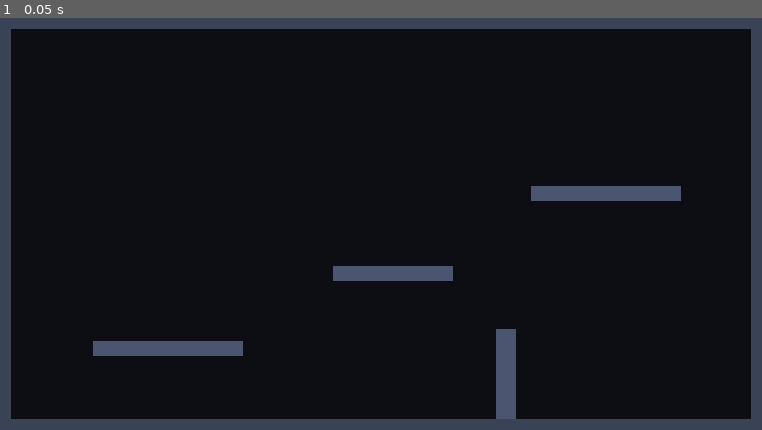
Above: before the commit, frame 1.
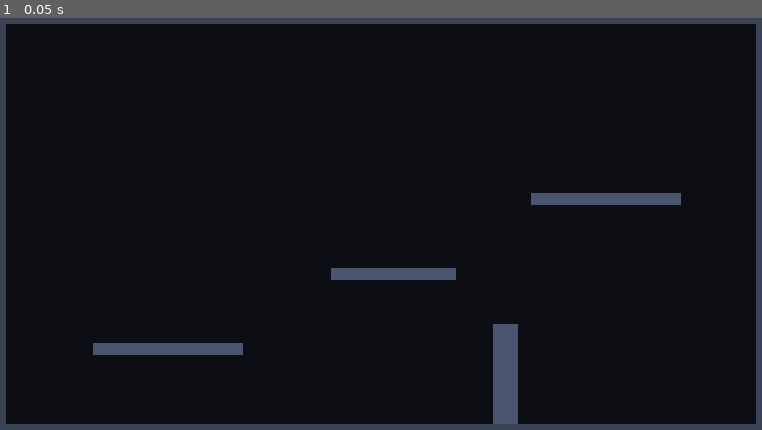
Above: after the commit, the same moment.

Repository: mbragagnolo/project-neon-debt
Game: Godot game, scene res://rooms/test_room.tscn
Same seed, same stepped clock (60 frames per second), same inputs: the game is played once before the commit and once after it.
Inputs:
- Up to frame 1 (0.05 s): no input

The runs differ from the first frame. In frame 1, 4.6% of the frame differs, in the area x 0-100%, y 1-99%.

Commit message:
Move the base viewport to 1920x1080 and drop the pixel-art defaults
The 640x360 base viewport was never the output resolution — `canvas_items`
stretch already renders 2D at the window's native size — but two M0 defaults
did quietly commit the project to a pixel-art look before DESIGN.md §7 has
made that call:

- a 640x360 coordinate space, which sets the scale art gets authored at
- `default_texture_filter=0` (nearest), which is only right for pixel art

Both are cheap to change now (one room, one config) and expensive after M5
lays out 25-35 rooms, so change them now:

- Base viewport 1920x1080. World units are pixels at the most common display
  size, and 1440p/4K stay crisp because canvas_items renders natively.
- Linear texture filtering. A one-line flip back to nearest if the art pass
  goes pixel after all.
- Every distance and speed in movement_config scaled x3 (640 -> 1920 is
  exactly 3x). Times, ratios and toggles are resolution-independent and are
  untouched, so the feel targets DESIGN.md §3.1 names — coyote 0.1s, buffer
  0.15s, apex 0.36s — still read the same.
- Greybox test room rebuilt on a 60px grid: 1920x1080 is exactly 32x18 units,
  which gives M5 a clean divisor to lay rooms out on.

Default window stays 1280x720 so first launch fits on a laptop; a real
resolution/fullscreen setting is M7 polish.

Verified: 36/36 tests pass, headless boot logs no errors, and the room renders
at both 1920x1080 and 1280x720 with the stretch system handling the scale.

Co-Authored-By: Claude Opus 5 <noreply@anthropic.com>
Claude-Session: https://claude.ai/code/session_01NbrC54RkgY2U8qJPbqfdFP

Diff:
--- a/game/project.godot
+++ b/game/project.godot
@@ -24,8 +24,8 @@
 
 [display]
 
-window/size/viewport_width=640
-window/size/viewport_height=360
+window/size/viewport_width=1920
+window/size/viewport_height=1080
 window/size/window_width_override=1280
 window/size/window_height_override=720
 window/stretch/mode="canvas_items"
@@ -160,5 +160,5 @@
 
 renderer/rendering_method="gl_compatibility"
 renderer/rendering_method.mobile="gl_compatibility"
-textures/canvas_textures/default_texture_filter=0
+textures/canvas_textures/default_texture_filter=1
 environment/defaults/default_clear_color=Color(0.05, 0.05, 0.08, 1)
--- a/game/rooms/test_room.tscn
+++ b/game/rooms/test_room.tscn
@@ -1,160 +1,160 @@
 [gd_scene load_steps=10 format=3]
 
-[ext_resource type="Script" path="res://src/world/room.gd" id="1_2rtjx"]
+[ext_resource type="Script" path="res://src/world/room.gd" id="1_6j74b"]
 
-[sub_resource type="RectangleShape2D" id="RectangleShape2D_mqsnr"]
-size = Vector2(640, 24)
+[sub_resource type="RectangleShape2D" id="RectangleShape2D_xbxow"]
+size = Vector2(1920, 60)
 
-[sub_resource type="RectangleShape2D" id="RectangleShape2D_i7a8t"]
-size = Vector2(640, 24)
+[sub_resource type="RectangleShape2D" id="RectangleShape2D_edoqe"]
+size = Vector2(1920, 60)
 
-[sub_resource type="RectangleShape2D" id="RectangleShape2D_are5q"]
-size = Vector2(24, 360)
+[sub_resource type="RectangleShape2D" id="RectangleShape2D_7lubc"]
+size = Vector2(60, 1080)
 
-[sub_resource type="RectangleShape2D" id="RectangleShape2D_2vs02"]
-size = Vector2(24, 360)
+[sub_resource type="RectangleShape2D" id="RectangleShape2D_c5dl7"]
+size = Vector2(60, 1080)
 
-[sub_resource type="RectangleShape2D" id="RectangleShape2D_dgd4p"]
-size = Vector2(120, 12)
+[sub_resource type="RectangleShape2D" id="RectangleShape2D_mkwc5"]
+size = Vector2(360, 30)
 
-[sub_resource type="RectangleShape2D" id="RectangleShape2D_43v4m"]
-size = Vector2(96, 12)
+[sub_resource type="RectangleShape2D" id="RectangleShape2D_nuqip"]
+size = Vector2(300, 30)
 
-[sub_resource type="RectangleShape2D" id="RectangleShape2D_2i3du"]
-size = Vector2(120, 12)
+[sub_resource type="RectangleShape2D" id="RectangleShape2D_4k7n6"]
+size = Vector2(360, 30)
 
-[sub_resource type="RectangleShape2D" id="RectangleShape2D_7x583"]
-size = Vector2(16, 72)
+[sub_resource type="RectangleShape2D" id="RectangleShape2D_ibcuj"]
+size = Vector2(60, 240)
 
 [node name="TestRoom" type="Node2D"]
-script = ExtResource("1_2rtjx")
+script = ExtResource("1_6j74b")
 room_id = &"test_room"
 display_name = "Test Room"
 
 [node name="Geometry" type="Node2D" parent="."]
 
 [node name="Floor" type="StaticBody2D" parent="Geometry"]
-position = Vector2(320, 348)
+position = Vector2(960, 1050)
 collision_mask = 0
 
 [node name="CollisionShape2D" type="CollisionShape2D" parent="Geometry/Floor"]
-shape = SubResource("RectangleShape2D_mqsnr")
+shape = SubResource("RectangleShape2D_xbxow")
 
 [node name="ColorRect" type="ColorRect" parent="Geometry/Floor"]
-offset_left = -320.0
-offset_top = -12.0
-offset_right = 320.0
-offset_bottom = 12.0
+offset_left = -960.0
+offset_top = -30.0
+offset_right = 960.0
+offset_bottom = 30.0
 mouse_filter = 2
 color = Color(0.227451, 0.258824, 0.337255, 1)
 
 [node name="Ceiling" type="StaticBody2D" parent="Geometry"]
-position = Vector2(320, 12)
+position = Vector2(960, 30)
 collision_mask = 0
 
 [node name="CollisionShape2D" type="CollisionShape2D" parent="Geometry/Ceiling"]
-shape = SubResource("RectangleShape2D_i7a8t")
+shape = SubResource("RectangleShape2D_edoqe")
 
 [node name="ColorRect" type="ColorRect" parent="Geometry/Ceiling"]
-offset_left = -320.0
-offset_top = -12.0
-offset_right = 320.0
-offset_bottom = 12.0
+offset_left = -960.0
+offset_top = -30.0
+offset_right = 960.0
+offset_bottom = 30.0
 mouse_filter = 2
 color = Color(0.227451, 0.258824, 0.337255, 1)
 
 [node name="WallLeft" type="StaticBody2D" parent="Geometry"]
-position = Vector2(12, 180)
+position = Vector2(30, 540)
 collision_mask = 0
 
 [node name="CollisionShape2D" type="CollisionShape2D" parent="Geometry/WallLeft"]
-shape = SubResource("RectangleShape2D_are5q")
+shape = SubResource("RectangleShape2D_7lubc")
 
 [node name="ColorRect" type="ColorRect" parent="Geometry/WallLeft"]
-offset_left = -12.0
-offset_top = -180.0
-offset_right = 12.0
-offset_bottom = 180.0
+offset_left = -30.0
+offset_top = -540.0
+offset_right = 30.0
+offset_bottom = 540.0
 mouse_filter = 2
 color = Color(0.227451, 0.258824, 0.337255, 1)
 
 [node name="WallRight" type="StaticBody2D" parent="Geometry"]
-position = Vector2(628, 180)
+position = Vector2(1890, 540)
 collision_mask = 0
 
 [node name="CollisionShape2D" type="CollisionShape2D" parent="Geometry/WallRight"]
-shape = SubResource("RectangleShape2D_2vs02")
+shape = SubResource("RectangleShape2D_c5dl7")
 
 [node name="ColorRect" type="ColorRect" parent="Geometry/WallRight"]
-offset_left = -12.0
-offset_top = -180.0
-offset_right = 12.0
-offset_bottom = 180.0
+offset_left = -30.0
+offset_top = -540.0
+offset_right = 30.0
+offset_bottom = 540.0
 mouse_filter = 2
 color = Color(0.227451, 0.258824, 0.337255, 1)
 
 [node name="PlatformLow" type="StaticBody2D" parent="Geometry"]
-position = Vector2(150, 280)
+position = Vector2(450, 840)
 collision_mask = 0
 
 [node name="CollisionShape2D" type="CollisionShape2D" parent="Geometry/PlatformLow"]
-shape = SubResource("RectangleShape2D_dgd4p")
+shape = SubResource("RectangleShape2D_mkwc5")
 
 [node name="ColorRect" type="ColorRect" parent="Geometry/PlatformLow"]
-offset_left = -60.0
-offset_top = -6.0
-offset_right = 60.0
-offset_bottom = 6.0
+offset_left = -180.0
+offset_top = -15.0
+offset_right = 180.0
+offset_bottom = 15.0
 mouse_filter = 2
 color = Color(0.294118, 0.333333, 0.439216, 1)
 
 [node name="PlatformMid" type="StaticBody2D" parent="Geometry"]
-position = Vector2(330, 220)
+position = Vector2(990, 660)
 collision_mask = 0
 
 [node name="CollisionShape2D" type="CollisionShape2D" parent="Geometry/PlatformMid"]
-shape = SubResource("RectangleShape2D_43v4m")
+shape = SubResource("RectangleShape2D_nuqip")
 
 [node name="ColorRect" type="ColorRect" parent="Geometry/PlatformMid"]
-offset_left = -48.0
-offset_top = -6.0
-offset_right = 48.0
-offset_bottom = 6.0
+offset_left = -150.0
+offset_top = -15.0
+offset_right = 150.0
+offset_bottom = 15.0
 mouse_filter = 2
 color = Color(0.294118, 0.333333, 0.439216, 1)
 
 [node name="PlatformHigh" type="StaticBody2D" parent="Geometry"]
-position = Vector2(500, 156)
+position = Vector2(1500, 480)
 collision_mask = 0
 
 [node name="CollisionShape2D" type="CollisionShape2D" parent="Geometry/PlatformHigh"]
-shape = SubResource("RectangleShape2D_2i3du")
+shape = SubResource("RectangleShape2D_4k7n6")
 
 [node name="ColorRect" type="ColorRect" parent="Geometry/PlatformHigh"]
-offset_left = -60.0
-offset_top = -6.0
-offset_right = 60.0
-offset_bottom = 6.0
+offset_left = -180.0
+offset_top = -15.0
+offset_right = 180.0
+offset_bottom = 15.0
 mouse_filter = 2
 color = Color(0.294118, 0.333333, 0.439216, 1)
 
 [node name="Pillar" type="StaticBody2D" parent="Geometry"]
-position = Vector2(420, 300)
+position = Vector2(1260, 900)
 collision_mask = 0
 
 [node name="CollisionShape2D" type="CollisionShape2D" parent="Geometry/Pillar"]
-shape = SubResource("RectangleShape2D_7x583")
+shape = SubResource("RectangleShape2D_ibcuj")
 
 [node name="ColorRect" type="ColorRect" parent="Geometry/Pillar"]
-offset_left = -8.0
-offset_top = -36.0
-offset_right = 8.0
-offset_bottom = 36.0
+offset_left = -30.0
+offset_top = -120.0
+offset_right = 30.0
+offset_bottom = 120.0
 mouse_filter = 2
 color = Color(0.294118, 0.333333, 0.439216, 1)
 
 [node name="PlayerSpawn" type="Marker2D" parent="."]
-position = Vector2(64, 320)
+position = Vector2(180, 960)
 
 [node name="Camera2D" type="Camera2D" parent="."]
-position = Vector2(320, 180)
+position = Vector2(960, 540)
--- a/game/src/player/movement_config.gd
+++ b/game/src/player/movement_config.gd
@@ -12,17 +12,17 @@
 
 @export_group("Run")
 ## Top horizontal speed, px/s.
-@export var run_speed: float = 150.0
+@export var run_speed: float = 450.0
 ## px/s². How fast we reach `run_speed` on the ground.
-@export var ground_acceleration: float = 1200.0
+@export var ground_acceleration: float = 3600.0
 ## px/s². How fast we stop on the ground when input is released.
-@export var ground_deceleration: float = 1600.0
-@export var air_acceleration: float = 900.0
-@export var air_deceleration: float = 600.0
+@export var ground_deceleration: float = 4800.0
+@export var air_acceleration: float = 2700.0
+@export var air_deceleration: float = 1800.0
 
 @export_group("Jump")
 ## Peak height of a full-hold jump, px.
-@export var jump_height: float = 56.0
+@export var jump_height: float = 168.0
 ## Seconds from leaving the ground to the top of a full-hold jump.
 @export var jump_time_to_apex: float = 0.36
 ## Falling uses heavier gravity than rising — the single biggest "feels good"
@@ -32,7 +32,7 @@
 ## (variable jump height).
 @export var jump_cut_multiplier: float = 0.45
 ## Terminal velocity, px/s.
-@export var max_fall_speed: float = 400.0
+@export var max_fall_speed: float = 1200.0
 ## Grace period after walking off a ledge where jump still works, seconds.
 @export var coyote_time: float = 0.1
 ## A jump pressed this long before landing still fires on touchdown, seconds.
@@ -40,7 +40,7 @@
 
 @export_group("Dash")
 ## Distance covered by one dash, px.
-@export var dash_distance: float = 96.0
+@export var dash_distance: float = 288.0
 @export var dash_duration: float = 0.16
 @export var dash_cooldown: float = 0.5
 ## Undecided by design — flip it on in playtest and see (DESIGN.md §3.1).
@@ -49,11 +49,11 @@
 
 @export_group("Wall")
 ## Capped downward speed while sliding on a wall, px/s.
-@export var wall_slide_speed: float = 40.0
+@export var wall_slide_speed: float = 120.0
 ## Horizontal kick away from the wall on a wall jump, px/s.
-@export var wall_jump_push: float = 140.0
+@export var wall_jump_push: float = 420.0
 ## Height of a wall jump, px (fed through the same gravity as a normal jump).
-@export var wall_jump_height: float = 48.0
+@export var wall_jump_height: float = 144.0
 ## Seconds the player keeps clinging after pushing away from the wall, so a
 ## turn-and-jump input doesn't drop them.
 @export var wall_stick_time: float = 0.1
--- a/game/src/player/movement_config.tres
+++ b/game/src/player/movement_config.tres
@@ -4,24 +4,24 @@
 
 [resource]
 script = ExtResource("1_movement_config")
-run_speed = 150.0
-ground_acceleration = 1200.0
-ground_deceleration = 1600.0
-air_acceleration = 900.0
-air_deceleration = 600.0
-jump_height = 56.0
+run_speed = 450.0
+ground_acceleration = 3600.0
+ground_deceleration = 4800.0
+air_acceleration = 2700.0
+air_deceleration = 1800.0
+jump_height = 168.0
 jump_time_to_apex = 0.36
 fall_gravity_multiplier = 1.6
 jump_cut_multiplier = 0.45
-max_fall_speed = 400.0
+max_fall_speed = 1200.0
 coyote_time = 0.1
 jump_buffer_time = 0.15
-dash_distance = 96.0
+dash_distance = 288.0
 dash_duration = 0.16
 dash_cooldown = 0.5
 dash_grants_iframes = false
 dash_iframe_time = 0.12
-wall_slide_speed = 40.0
-wall_jump_push = 140.0
-wall_jump_height = 48.0
+wall_slide_speed = 120.0
+wall_jump_push = 420.0
+wall_jump_height = 144.0
 wall_stick_time = 0.1
Not shown, changed: README.md
